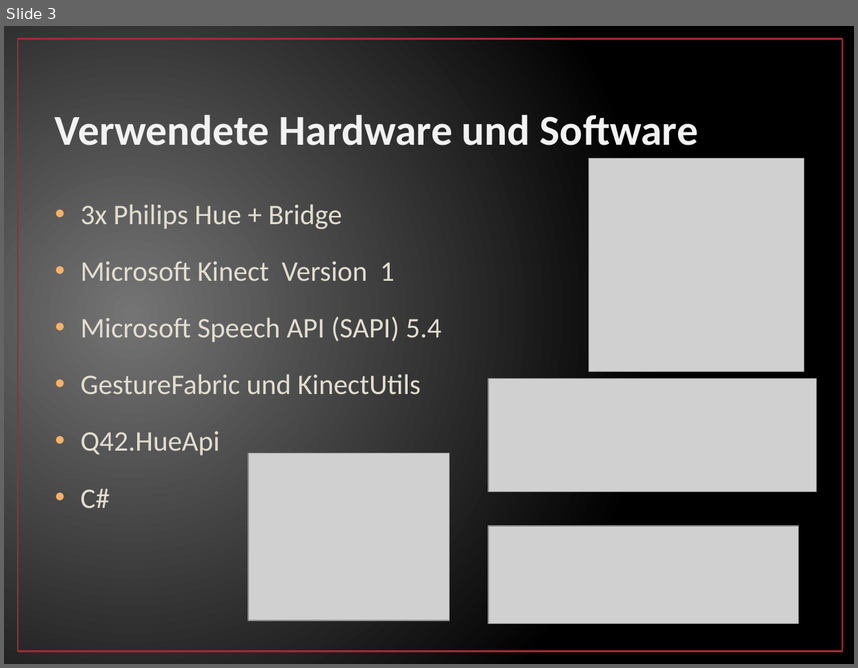
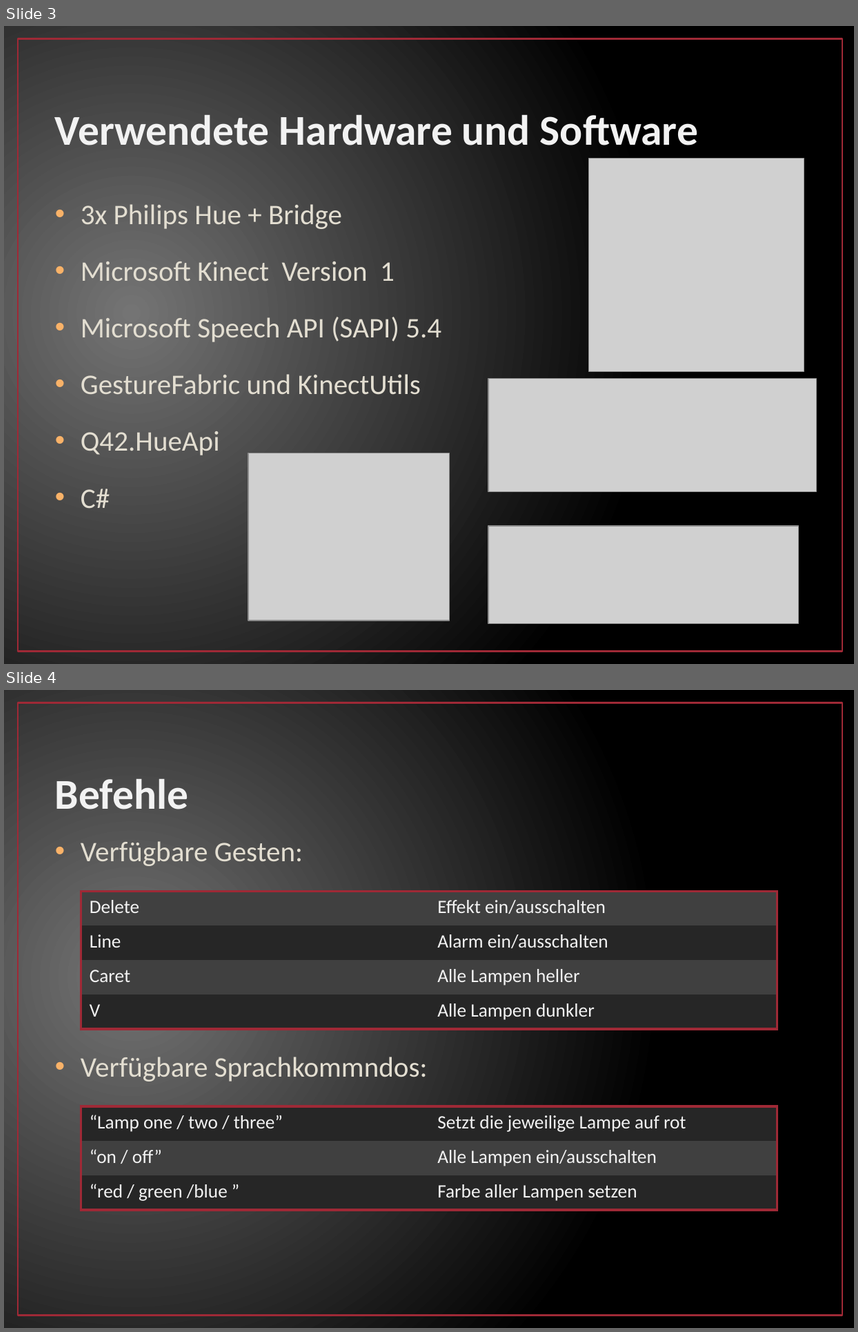
Before and after one commit to fgrebe/GestureContolForHue, a slide deck: doc/Gesture Control for Philips Hue.pptx. Shown one above the other, each under a label of ours: slide 3 before the commit, slides 3 and 4 after it. The pictures are 858x668 and 858x1332 pixels, drawn with LibreOffice and Linux fonts; fonts in the diff are those of the drawing; grey boxes stand for pictures. Boxes give left, top, right and bottom in pixels: in the first picture for what was removed or moved away, otherwise in the second. Text is boxed around its words. In the diff, an @@ line names an element or a change of style, - is before the commit and + after.

```diff
--- a/doc/Gesture Control for Philips Hue.pptx
+++ b/doc/Gesture Control for Philips Hue.pptx
@@ slide 4 added at bbox=[4, 690, 854, 1328], background gradient #747474 to #000000; not listed: 1 template element that a slide beside it also shows @@
@@ title added at bbox=[55, 779, 189, 809], 36 pt, text #F2F2F2, bold @@
+Befehle
@@ text added at bbox=[81, 841, 428, 1081], 24 pt, text #E3DED1 @@
+• Verfügbare Gesten:
+• Verfügbare Sprachkommndos:
@@ table added at bbox=[81, 891, 777, 1028], 4 rows, 2 columns @@
+Delete | Effekt ein/ausschalten
+Line | Alarm ein/ausschalten
+Caret | Alle Lampen heller
+V | Alle Lampen dunkler
@@ table added at bbox=[81, 1107, 777, 1210], 3 rows, 2 columns @@
+“Lamp one / two / three” | Setzt die jeweilige Lampe auf rot
+“on / off” | Alle Lampen ein/ausschalten
+“red / green /blue ” | Farbe aller Lampen setzen
```
Also in this commit, not shown: 2 slides changed, 1 slide removed.
